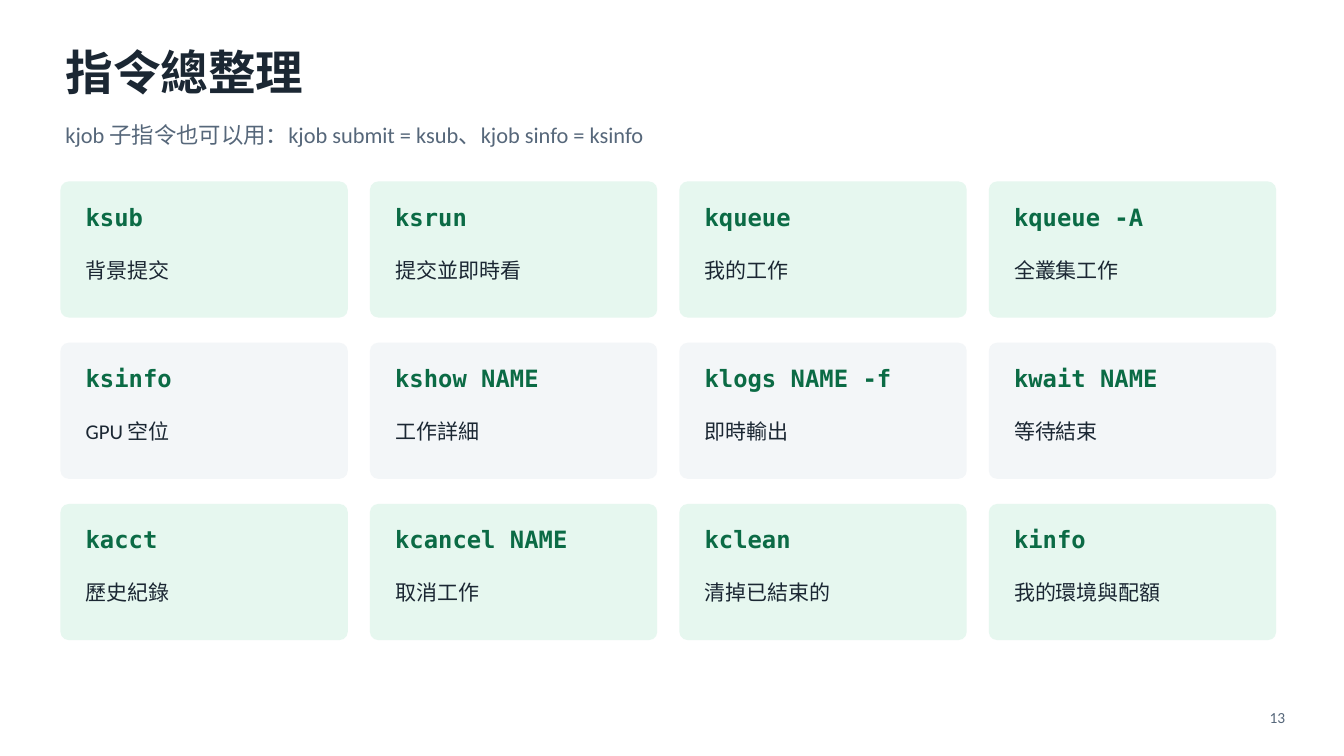
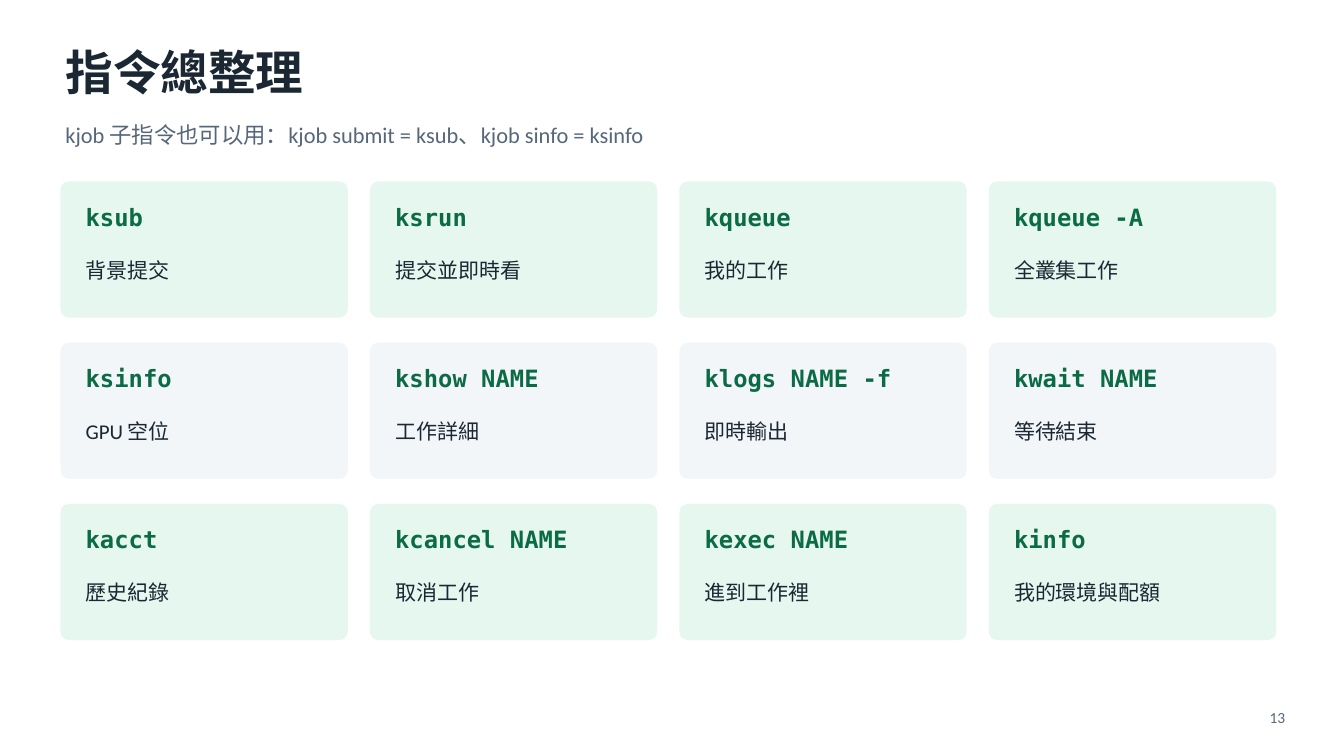
Before and after one commit to MarkJiang-maji/kjob, a slide deck: slide 13 of docs/kjob-tutorial.pptx. Drawn at 1344x756 pixels with LibreOffice and Linux fonts; fonts in the diff are those of the drawing. Boxes give left, top, right and bottom in pixels: in the first picture for what was removed or moved away, otherwise in the second. Text is boxed around its words. In the diff, an @@ line names an element or a change of style, - is before the commit and + after.

```diff
--- a/docs/kjob-tutorial.pptx
+++ b/docs/kjob-tutorial.pptx
@@ text at bbox=[705, 530, 848, 549]: text changed @@
-kclean
+kexec NAME
@@ text at bbox=[705, 582, 810, 602]: text changed @@
-清掉已結束的
+進到工作裡
```
Also in this commit, not shown: 2 other slides changed, 10 other files.
